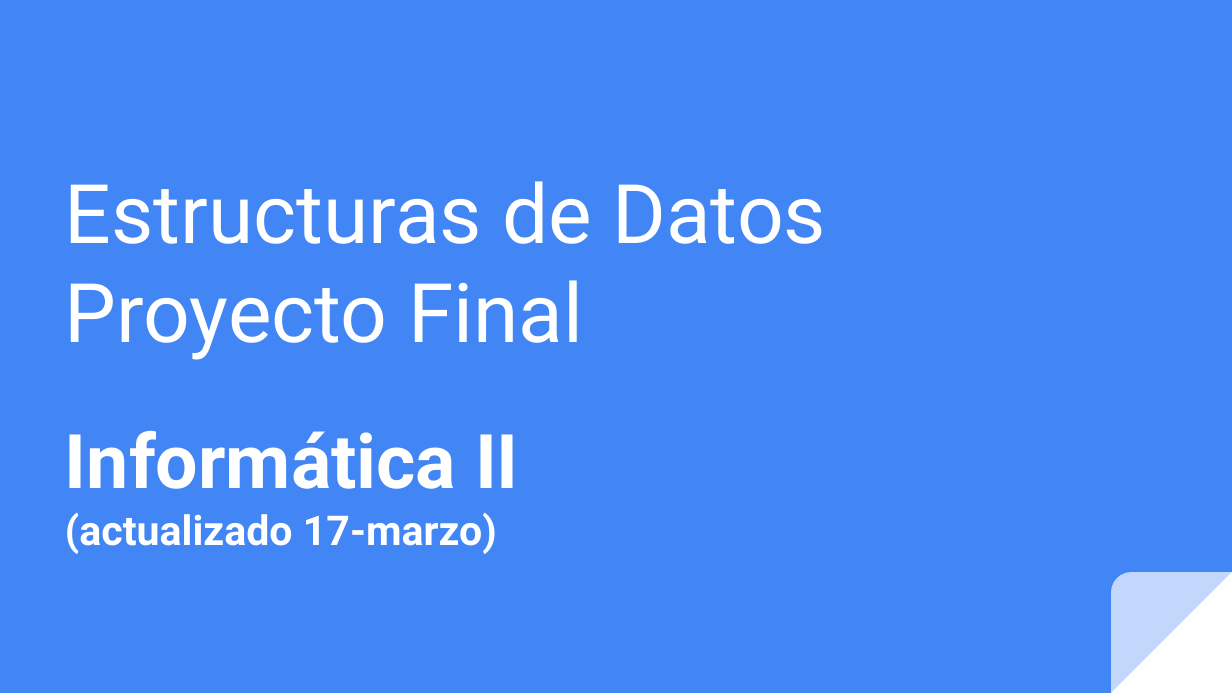
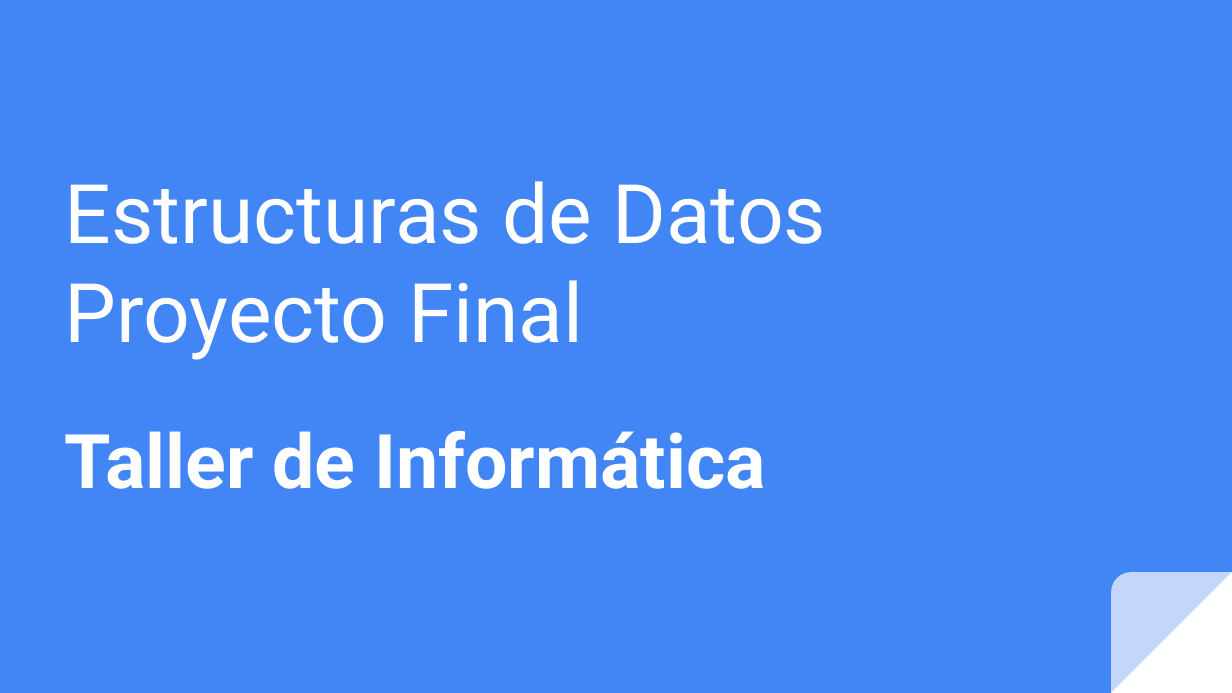
Before and after one commit to OMardil/INFO2_2021, a slide deck: slide 1 of PROYECTO/INFO2_PROYECTO.pptx. Drawn at 1232x693 pixels with LibreOffice and Linux fonts; fonts in the diff are those of the drawing. Boxes give left, top, right and bottom in pixels: in the first picture for what was removed or moved away, otherwise in the second. Text is boxed around its words. In the diff, an @@ line names an element or a change of style, - is before the commit and + after.

```diff
--- a/PROYECTO/INFO2_PROYECTO.pptx
+++ b/PROYECTO/INFO2_PROYECTO.pptx
@@ subtitle at [65, 431, 765, 489]: text changed; size 24 to 44 pt @@
-Informática II
-(actualizado 17-marzo)
+Taller de Informática
```
Also in this commit, not shown: 5 other slides changed, 15 other files.
